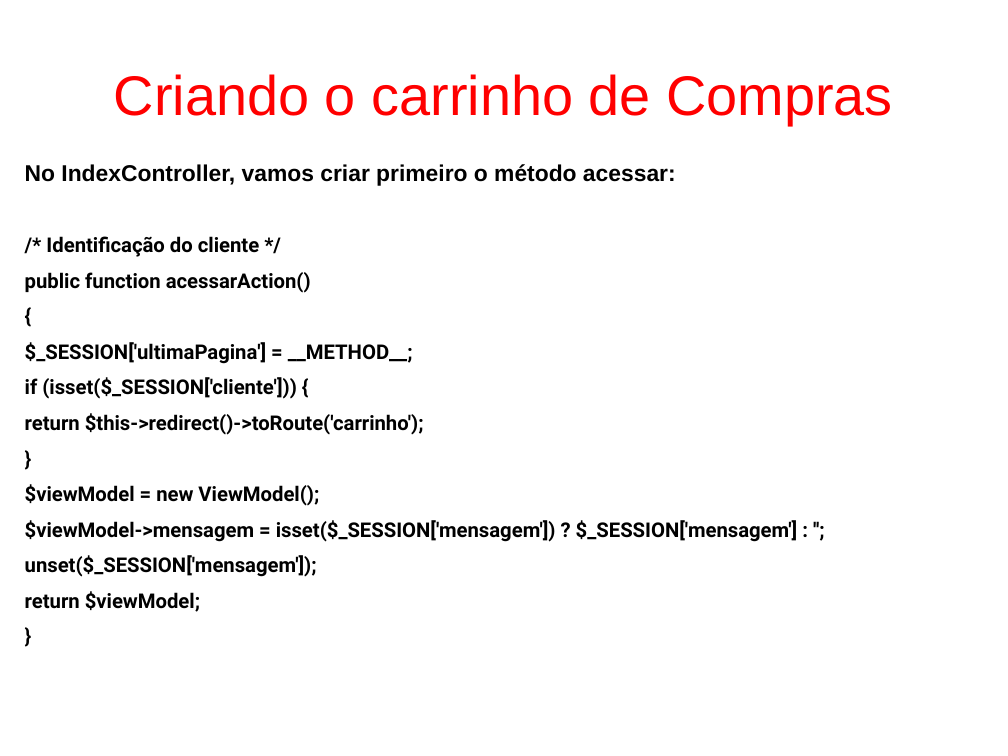
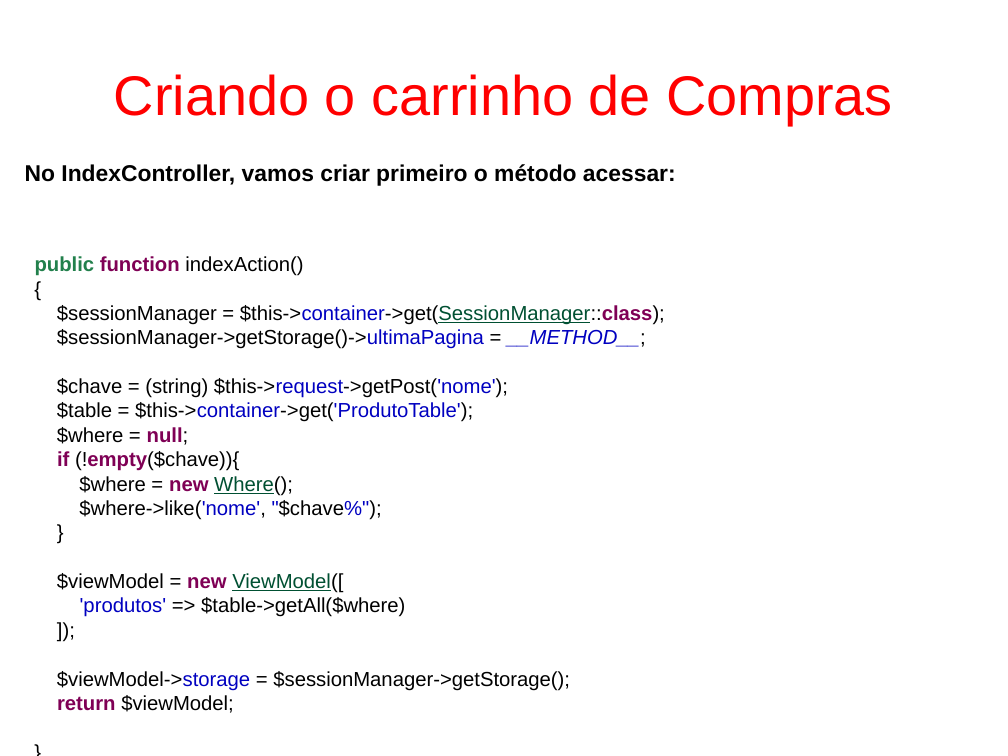
Before and after one commit to fgsl/lojasacme, a slide deck: slide 116 of docs/tutorial.odp (slide 118 before the commit). Drawn at 1008x756 pixels with LibreOffice and Linux fonts; fonts in the diff are those of the drawing. Boxes give left, top, right and bottom in pixels: in the first picture for what was removed or moved away, otherwise in the second. Text is boxed around its words. In the diff, an @@ line names an element or a change of style, - is before the commit and + after.

```diff
--- a/docs/tutorial.odp
+++ b/docs/tutorial.odp
@@ text at [25,236,798,612]: paragraphs removed @@
-/* Identificação do cliente */
-public function acessarAction()
-{
-$_SESSION['ultimaPagina'] = __METHOD__;
-if (isset($_SESSION['cliente'])) {
-return $this->redirect()->toRoute('carrinho');
-}
-$viewModel = new ViewModel();
-$viewModel->mensagem = isset($_SESSION['mensagem']) ? $_SESSION['mensagem'] : '';
-unset($_SESSION['mensagem']);
-return $viewModel;
-}
@@ text added at [35,256,665,713], 16 pt, text #000000 @@
+public function indexAction()
+{
+$sessionManager = $this->container->get(SessionManager::class);
+$sessionManager->getStorage()->ultimaPagina = __METHOD__;
+$chave = (string) $this->request->getPost('nome');
+$table = $this->container->get('ProdutoTable');
+$where = null;
+if (!empty($chave)){
+$where = new Where();
+$where->like('nome', "$chave%");
+}
+$viewModel = new ViewModel([
+'produtos' => $table->getAll($where)
+]);
+$viewModel->storage = $sessionManager->getStorage();
+return $viewModel;
+}
```
Also in this commit, not shown: 53 other slides changed, 12 slides added, 12 slides removed.
